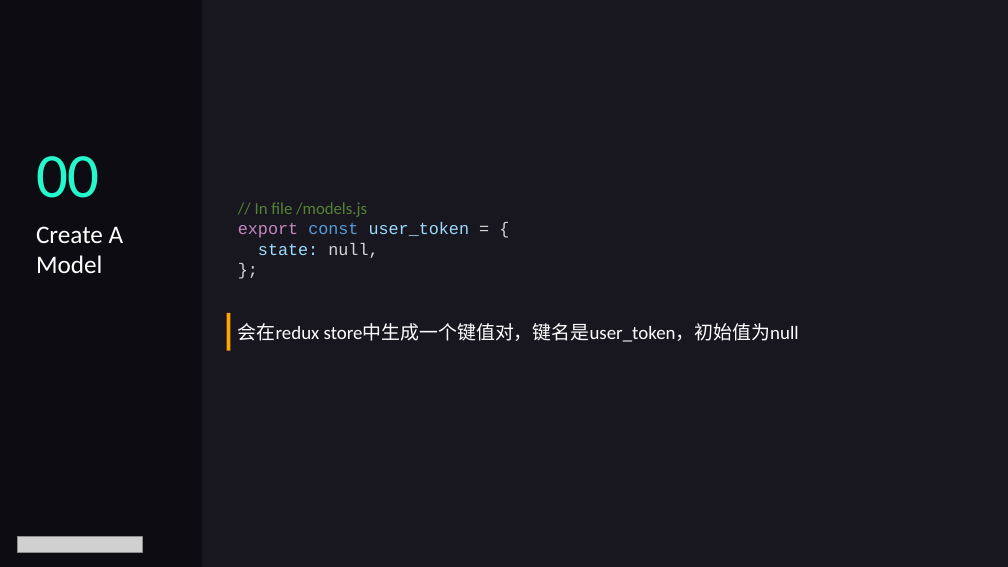
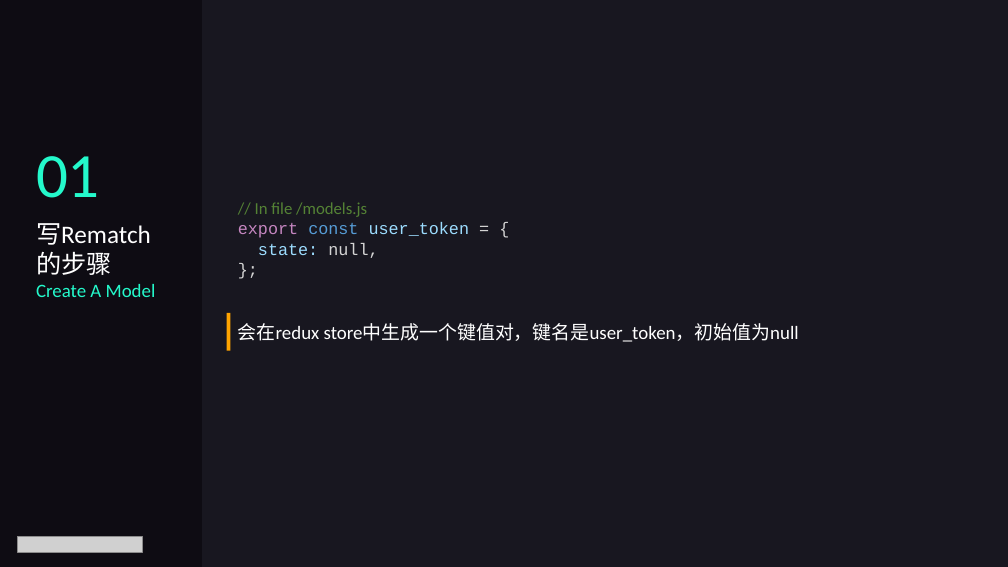
Before and after one commit to luqiuyuan/reactjs_course, a slide deck: slide 6 of lectures/lecture05.pptx (slide 4 before the commit). Drawn at 1008x567 pixels with LibreOffice and Linux fonts; fonts in the diff are those of the drawing; grey boxes stand for pictures. Boxes give left, top, right and bottom in pixels: in the first picture for what was removed or moved away, otherwise in the second. Text is boxed around its words. In the diff, an @@ line names an element or a change of style, - is before the commit and + after.

```diff
--- a/lectures/lecture05.pptx
+++ b/lectures/lecture05.pptx
@@ text at bbox=[36, 156, 100, 198]: text changed @@
-00
+01
@@ text at bbox=[36, 223, 151, 245]: paragraph added @@
+写Rematch的步骤
@@ text at bbox=[36, 284, 156, 297]: size 24 to 18 pt, text colour #FFFFFF to #24F9CB in "Create A Model" @@
```
Also in this commit, not shown: 5 other slides changed, 2 slides added.
